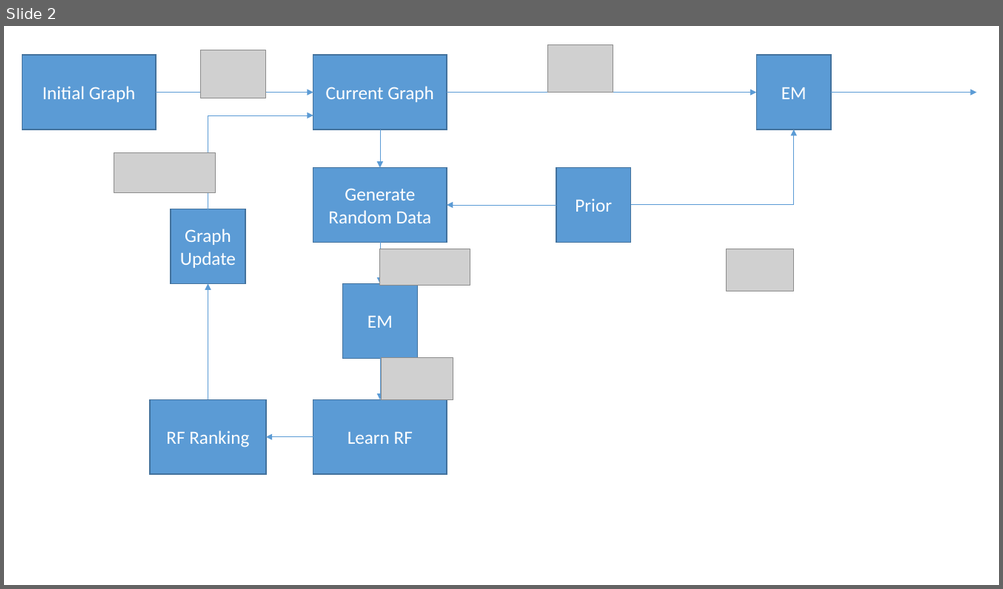
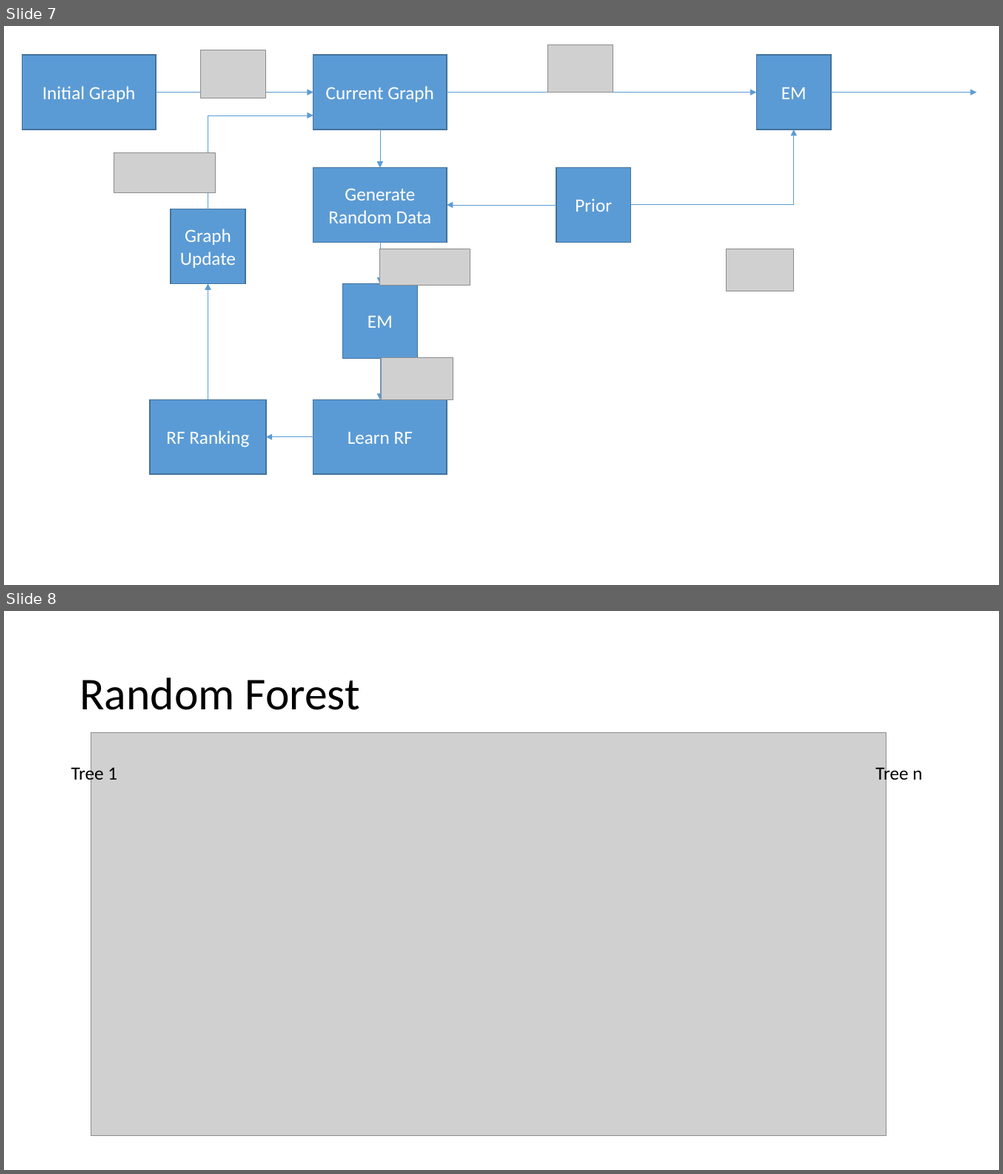
Before and after one commit to BigRedT/crowdsource, a slide deck: PPT/Adaptive Crowdsourcing via EM with Prior.pptx. Shown one above the other, each under a label of ours: slide 2 before the commit, slides 7 and 8 after it. The pictures are 1003x589 and 1003x1174 pixels, drawn with LibreOffice and Linux fonts; fonts in the diff are those of the drawing; grey boxes stand for pictures. Boxes give left, top, right and bottom in pixels: in the first picture for what was removed or moved away, otherwise in the second. Text is boxed around its words. In the diff, an @@ line names an element or a change of style, - is before the commit and + after.

```diff
--- a/PPT/Adaptive Crowdsourcing via EM with Prior.pptx
+++ b/PPT/Adaptive Crowdsourcing via EM with Prior.pptx
@@ slide 8 added at (x1=4, y1=611, x2=999, y2=1170), background #FFFFFF @@
@@ title added at (x1=79, y1=678, x2=360, y2=710), 44 pt, text #000000 @@
+Random Forest
@@ picture added at (x1=91, y1=732, x2=886, y2=1136) @@
@@ text added at (x1=71, y1=764, x2=117, y2=784), 18 pt, text #000000 @@
+Tree 1
@@ text added at (x1=875, y1=764, x2=922, y2=784), 18 pt, text #000000 @@
+Tree n
@@ what was slide 2 is now slide 7 @@
```
Also in this commit, not shown: 5 other slides added, 5 other files.
